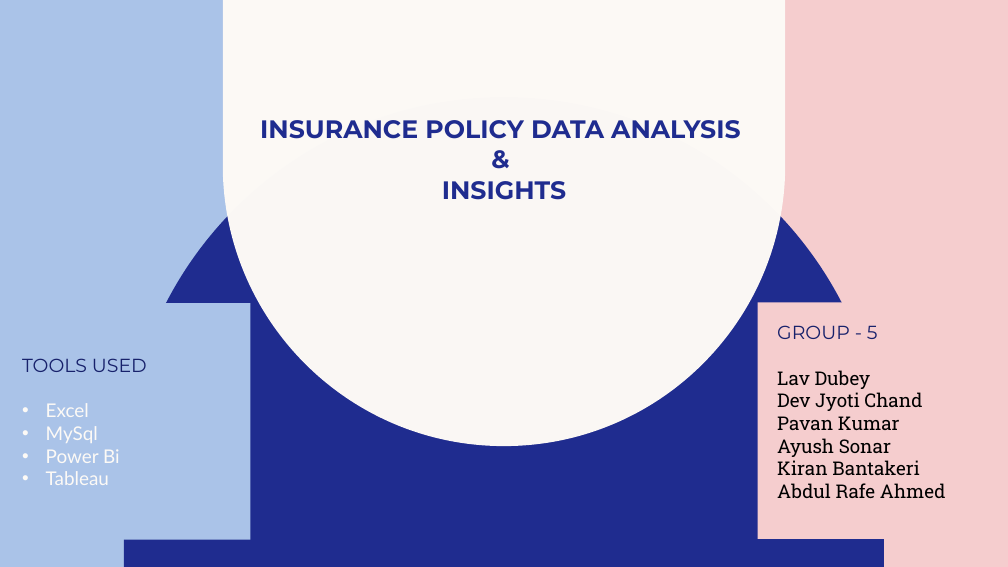
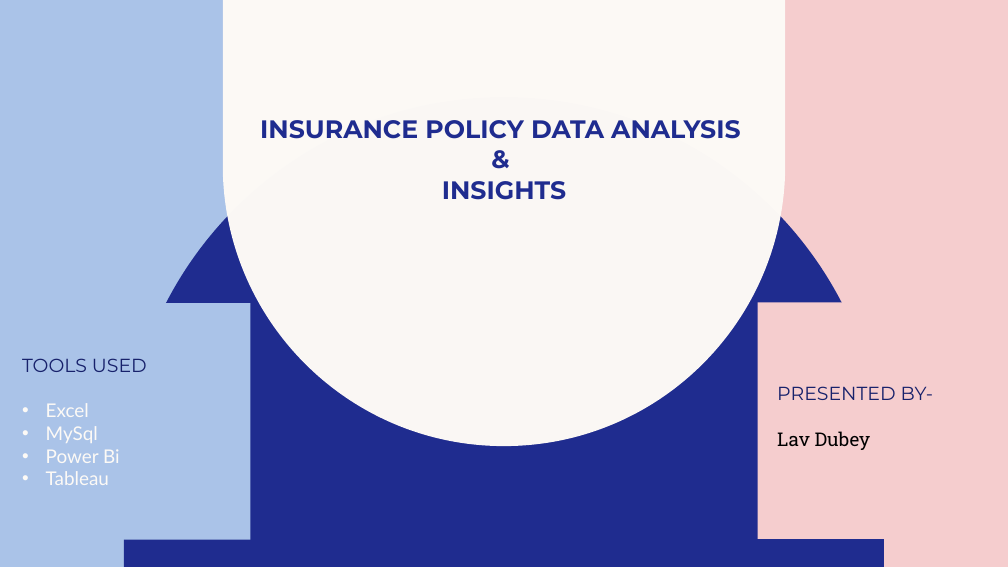
Before and after one commit to lavv82/Insurance-Analytics-Project, a slide deck: slide 1 of INSURANCE POLICY DATA ANALYSIS PPT.pptx. Drawn at 1008x567 pixels with LibreOffice and Linux fonts; fonts in the diff are those of the drawing. Boxes give left, top, right and bottom in pixels: in the first picture for what was removed or moved away, otherwise in the second. Text is boxed around its words. In the diff, an @@ line names an element or a change of style, - is before the commit and + after.

```diff
--- a/INSURANCE POLICY DATA ANALYSIS PPT.pptx
+++ b/INSURANCE POLICY DATA ANALYSIS PPT.pptx
@@ text "PRESENTED BY-": place and size @@
-text "PRESENTED BY-" at box(777, 325, 946, 498)
+text "PRESENTED BY-" at box(777, 386, 934, 450)
@@ text at box(777, 386, 934, 400): text changed @@
-GROUP - 5
+PRESENTED BY-
@@ text at box(777, 392, 946, 498): paragraphs removed @@
-Dev Jyoti Chand
-Pavan Kumar
-Ayush Sonar
-Kiran Bantakeri
-Abdul Rafe Ahmed
```
